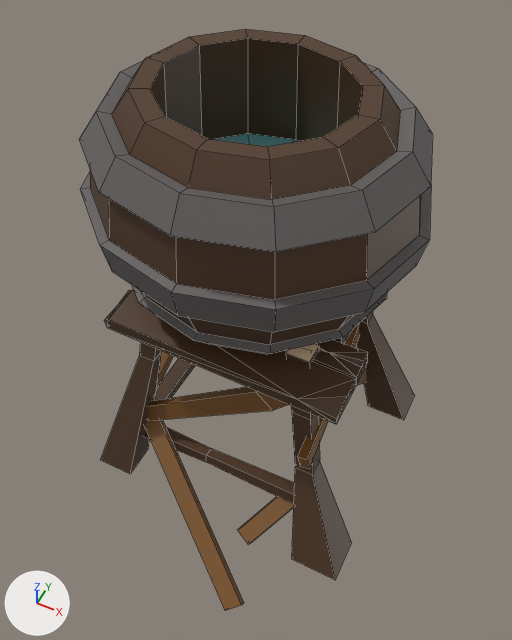
The FBX model PFA-Projet Racine/Assets/Import/Mesh Blender/RESERVE EAU/RESERVE EAU 3.fbx as it was, and as the next commit left it.
Rendered twice from a 50 mm lens placed at (0.72, -7.12, 9.29), pointed at (-1.93, -1.81, 2.65). The lights are fixed; the arrows at lower left show +X, +Y and +Z. The older version comes first. Mesh edges are drawn as thin lines. Where no turn or scale is listed for an object, it has been applied to the vertices.
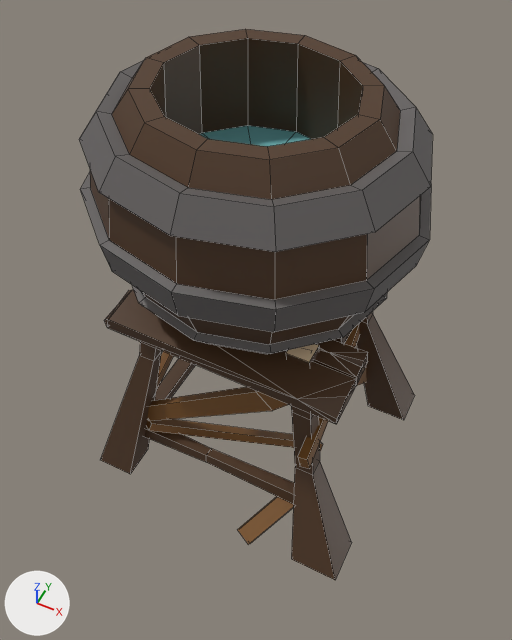
The newer file is also turned or shifted as a whole; pictures and numbers use the older file's frame.

Changed parts and their boxes [x1, y1, x2, y2] in the pictures (512 x 640 px; the box of a moved part takes in the faces that stretch with it):
```json
{"object": "Cube.012", "change": "reshaped", "before": [79, 29, 432, 611], "after": [79, 29, 432, 580]}
{"part": 1, "of": "me_cube_012", "change": "moved or reshaped", "before": [145, 420, 244, 611], "after": [146, 419, 323, 451]}
{"part": 2, "of": "me_cube_012", "change": "moved or reshaped", "before": [150, 38, 363, 147], "after": [150, 38, 363, 147]}
```

The change, as JSON lines over the scene's bpy script:
```json
{"block": "me_cube_012", "where": "# used by ob_cube_012; location = (0.0, 0.0, 0.0)"}
{"block": "me_cube_012", "where": "# verts and faces of me_cube_012; kept vertices keep their numbers, new ones are numbered from 643"}
{"block": "me_cube_012", "where": "# before: 618 (-2.05, -1.56, 4.54), 619 (-2.61, -2.45, 4.48), 620 (-2.05, -2.59, 4.48), 621 (-3.02, -2.08, 4.48), 622 (-3.17, -1.56, 4.48)"}
{"block": "me_cube_012", "where": "# before: 623 (-3.02, -1.05, 4.48), 624 (-2.61, -0.67, 4.48) at pixel (247, 133), 625 (-2.05, -0.53, 4.48) at pixel (295, 139), 626 (-1.49, -0.67, 4.48), 627 (-1.08, -1.05, 4.48)"}
{"block": "me_cube_012", "where": "# before: 628 (-0.93, -1.56, 4.48), 629 (-1.08, -2.08, 4.48), 630 (-1.49, -2.45, 4.48)"}
{"op": "remove", "block": "me_cube_012", "code": "me_cube_012.from_pydata(...)  # 643 vertices, 630 faces; spans x -3.99..0.01, y -4.28..0.72, z -0.31..5.69"}
{"op": "add", "block": "me_cube_012", "code": "me_cube_012.from_pydata(...)  # 643 vertices, 630 faces; spans x -3.99..0.01, y -3.47..0.72, z -0.31..5.69"}
{"block": "me_cube_012", "change": "me_cube_012 part 1: the loose piece of 8 vertices spanning x -3.2..-0.97, y -4.28..-2.64, z -0.31..1.01 is mirrored in y about its middle, then moved by (0.0, 1.35, 0.0)"}
{"block": "me_cube_012", "change": "me_cube_012 part 2"}
{"op": "add", "block": "me_cube_012", "code": "for i in [*range(619, 631)]: verts[i] += (0.0, 0.0, 0.11)"}
{"op": "add", "block": "me_cube_012", "code": "verts[618] = (-2.05, -1.56, 4.64)  # moved"}
```
